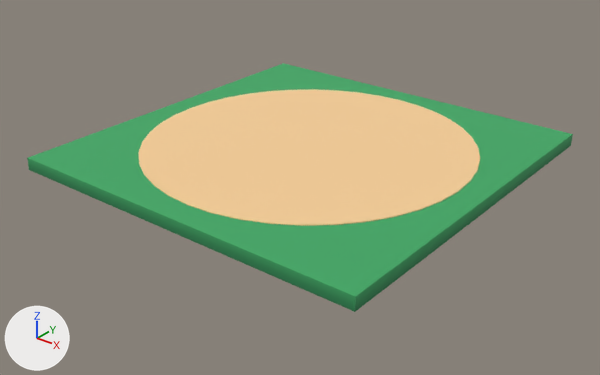
Before and after pictures for a commit that changed the glTF model modelos/parque/losetas/plaza_circulo.glb.
Camera for both pictures: a 50 mm lens placed at (7.31, -9.36, 5.23), pointed at (0.05, -0.28, -0.4). Arrows for +X, +Y and +Z are at lower left; the lights stay in place. The picture after the commit comes second.

The first picture shows 'plaza_circulo'.
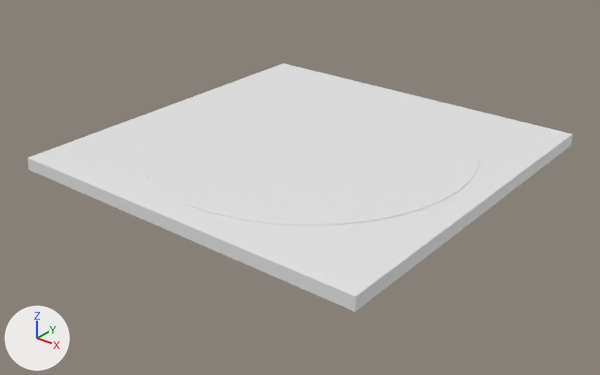
Boxes (x1, y1, x2, y2) around the edits, measured in the pictures (600 x 375 px):
'plaza_circulo', recoloured (lighter)
    both: (27, 63, 573, 312)

The change, as a list of edits to the scene's bpy script:
```text
Change me_plaza_circulo:
    where me_plaza_circulo.from_pydata(...)  # 88 vertices, 168 faces; spans x -3.0..3.0, y -3.0..3.0, z 0.0..0.21
    remove me_plaza_circulo.materials.append(mat_parque)
```
